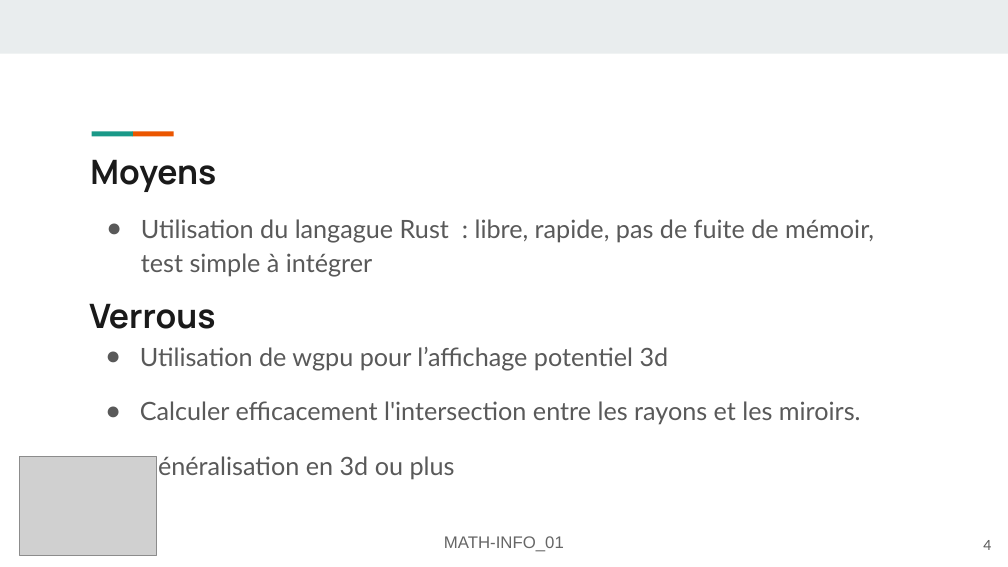
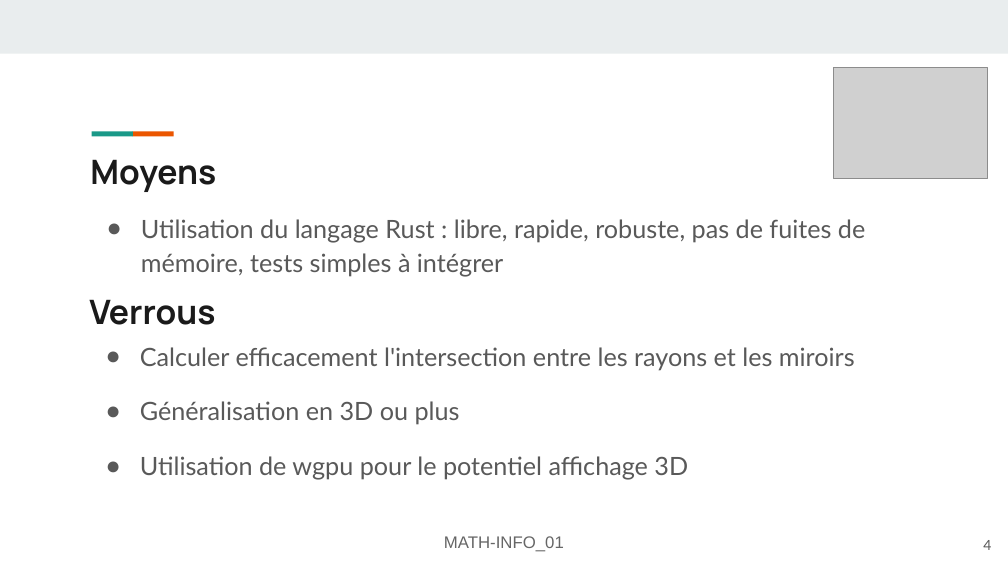
Before and after one commit to FlashOnFire/MirrorVerse, a slide deck: slide 4 of project_managment/presentation1.odp. Drawn at 1008x567 pixels with LibreOffice and Linux fonts; fonts in the diff are those of the drawing; grey boxes stand for pictures. Boxes give left, top, right and bottom in pixels: in the first picture for what was removed or moved away, otherwise in the second. Text is boxed around its words. In the diff, an @@ line names an element or a change of style, - is before the commit and + after.

```diff
--- a/project_managment/presentation1.odp
+++ b/project_managment/presentation1.odp
@@ picture resized from (x1=20, y1=457, x2=157, y2=555) to (x1=834, y1=68, x2=988, y2=178) @@
@@ text at (x1=141, y1=219, x2=865, y2=277): text changed @@
-● Utilisation du langague Rust : libre, rapide, pas de fuite de mémoir, test simple à intégrer
+● Utilisation du langage Rust : libre, rapide, robuste, pas de fuites de mémoire, tests simples à intégrer
@@ title "Verrous" moved from (x1=89, y1=303, x2=215, y2=329) to (x1=89, y1=299, x2=215, y2=325) @@
@@ text at (x1=140, y1=347, x2=855, y2=480): text changed @@
-● Utilisation de wgpu pour l’affichage potentiel 3d
-● Calculer efficacement l'intersection entre les rayons et les miroirs.
-● Généralisation en 3d ou plus
+● Calculer efficacement l'intersection entre les rayons et les miroirs
+● Généralisation en 3D ou plus
+● Utilisation de wgpu pour le potentiel affichage 3D
```
Also in this commit, not shown: 4 other slides changed, 1 slide added, 2 slides removed, 4 other files.
